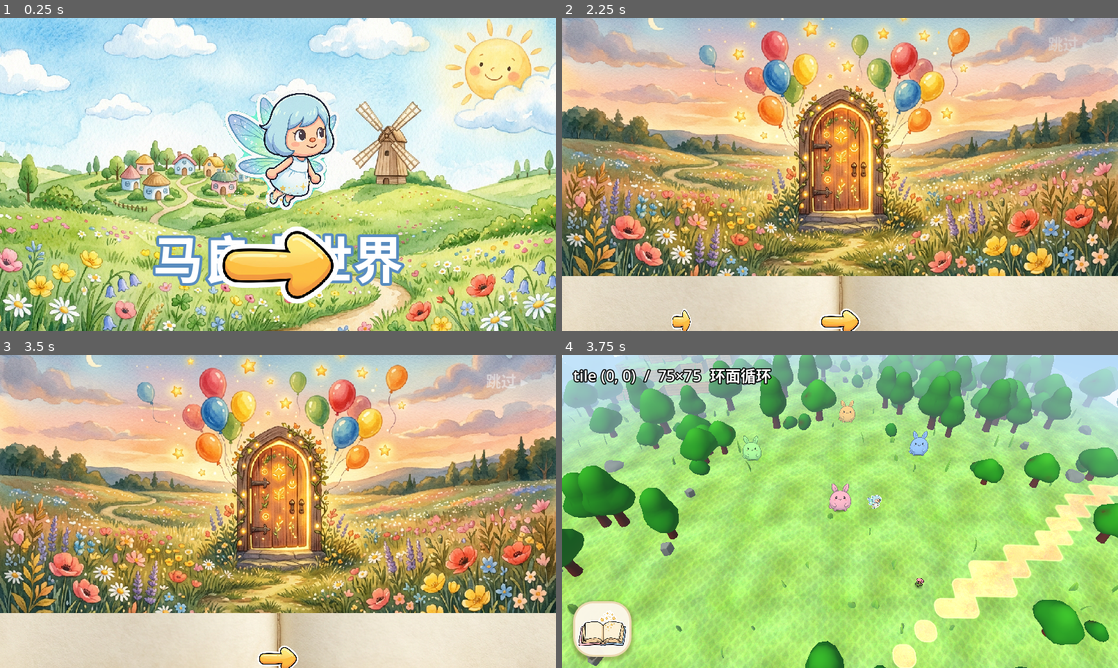
Above: before the commit, frames 1-4 (two rows, left to right).
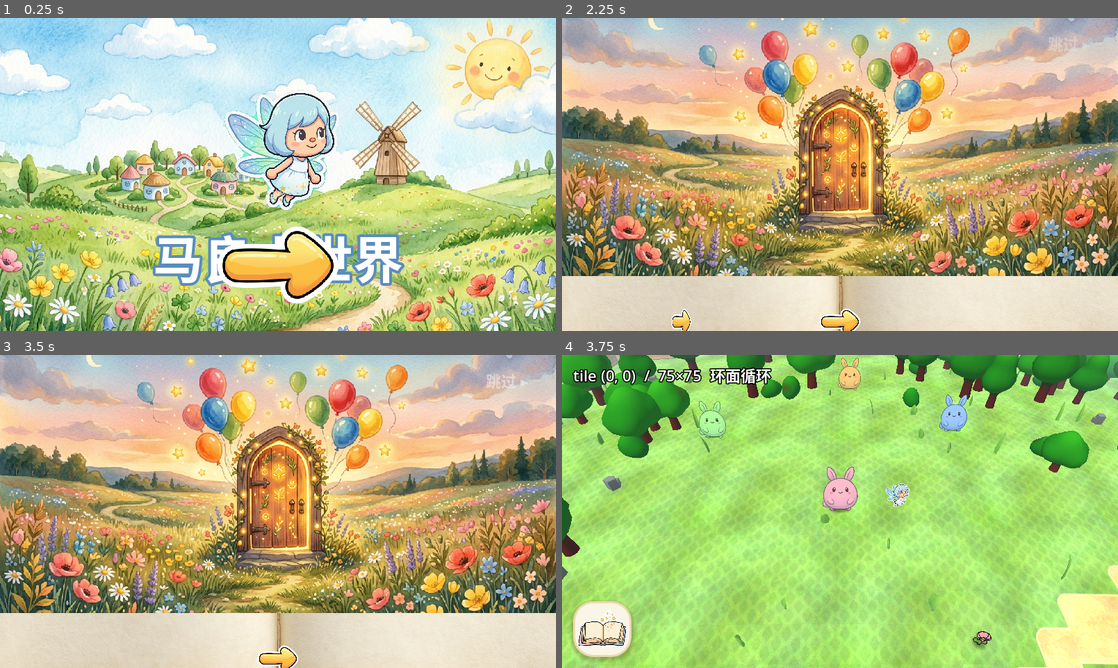
Above: after the commit, the same moments.

Repository: hoveychen/maliang
Game: Godot game, scene res://menu.tscn
Same seed, same stepped clock (60 frames per second), same inputs: the game is played once before the commit and once after it. Sound files missing from this copy of the repository are replaced by a short silence.
Inputs (mouse positions are in pixels of both pictures, inside the frame that each line leads up to):
- Up to frame 1 (0.25 s): no input
- Up to frame 2 (2.25 s): tap Enter (ui_accept) at 0.5, 0.77, 1.07 s; move the mouse to (962, 158) at 0.52 s; hold Right (ui_right) 0.53-1.25 s; click (962, 158) at 0.67 s; click (840, 321) at 1.25 s; click (840, 321) at 2 s
- Up to frame 3 (3.5 s): click "跳过 ▸" at 2.75 s
- Up to frame 4 (3.75 s): tap Enter (ui_accept) at 3.5 s; drag from (728, 527) to (812, 574) at 3.52 s

Frames 1-3 are identical in both runs. In frame 4, 58% of the frame differs, in the area x 0-100%, y 0-100%.

Commit message:
feat(camera): god view 拉近 GOD_DIST 36→23——玩家占屏高 1/11→1/6.9(目标~1/7)；回测加玩家投影占屏比断言(带 [1/8,1/6]) 防回退

Diff:
--- a/scripts/world.gd
+++ b/scripts/world.gd
@@ -8,7 +8,7 @@
 const GOD_PITCH_DEG := 47.0       ## 默认跟随视角：地平线落屏幕 ~4/5 高度（约 20% 天空）
 const LOCK_PITCH_DEG := 30.0      ## lock 跟随：明显放平（3/4 平视，地平线 ~3/4、约 25% 天空）
 const SPRITE_LEAN_FACTOR := 0.55  ## 角色固定倾角 = (90-相机角)*该系数（站立感+面向相机折中）
-const GOD_DIST := 36.0
+const GOD_DIST := 23.0            ## 玩家占屏高 ~1/7（占位形象 3.2 单位实测 1/6.9；36 时仅 1/11 太远）
 const LOCK_DIST := 20.0
 const ZOOM_MIN := 16.0
 const ZOOM_MAX := 64.0
--- a/test/test_visual_camera_height.gd
+++ b/test/test_visual_camera_height.gd
@@ -76,6 +76,17 @@
 	var sp := cam.unproject_position(wp)
 	var vy := sp.y / float(root.size.y)
 	_check("%s: 玩家投影在画面中央带 (vy=%.2f)" % [label, vy], vy >= 0.25 and vy <= 0.85, true)
+	_check_player_screen_height(label, node, cam)
+
+## god view 下玩家立绘投影高度应占屏幕高约 1/7（带 [1/8, 1/6]）。
+## 立绘绕脚底有固定倾角（SPRITE_LEAN_FACTOR），用节点局部脚底→头顶两点投影距离量实际观感高度。
+## 占位小兽高 PLACEHOLDER_HEIGHT=3.2；生成形象 5 单位另有透明留白，观感相近。
+func _check_player_screen_height(label: String, node: Node3D, cam: Camera3D) -> void:
+	var foot := cam.unproject_position(node.to_global(Vector3.ZERO))
+	var head := cam.unproject_position(node.to_global(Vector3(0.0, PaperCharacter.PLACEHOLDER_HEIGHT, 0.0)))
+	var frac := foot.distance_to(head) / float(root.size.y)
+	_check("%s: 玩家占屏高 ~1/7 (frac=%.3f=1/%.1f)" % [label, frac, 1.0 / frac],
+		frac >= 1.0 / 8.0 and frac <= 1.0 / 6.0, true)
 
 func _check(name: String, got: Variant, want: Variant) -> void:
 	if got == want:
